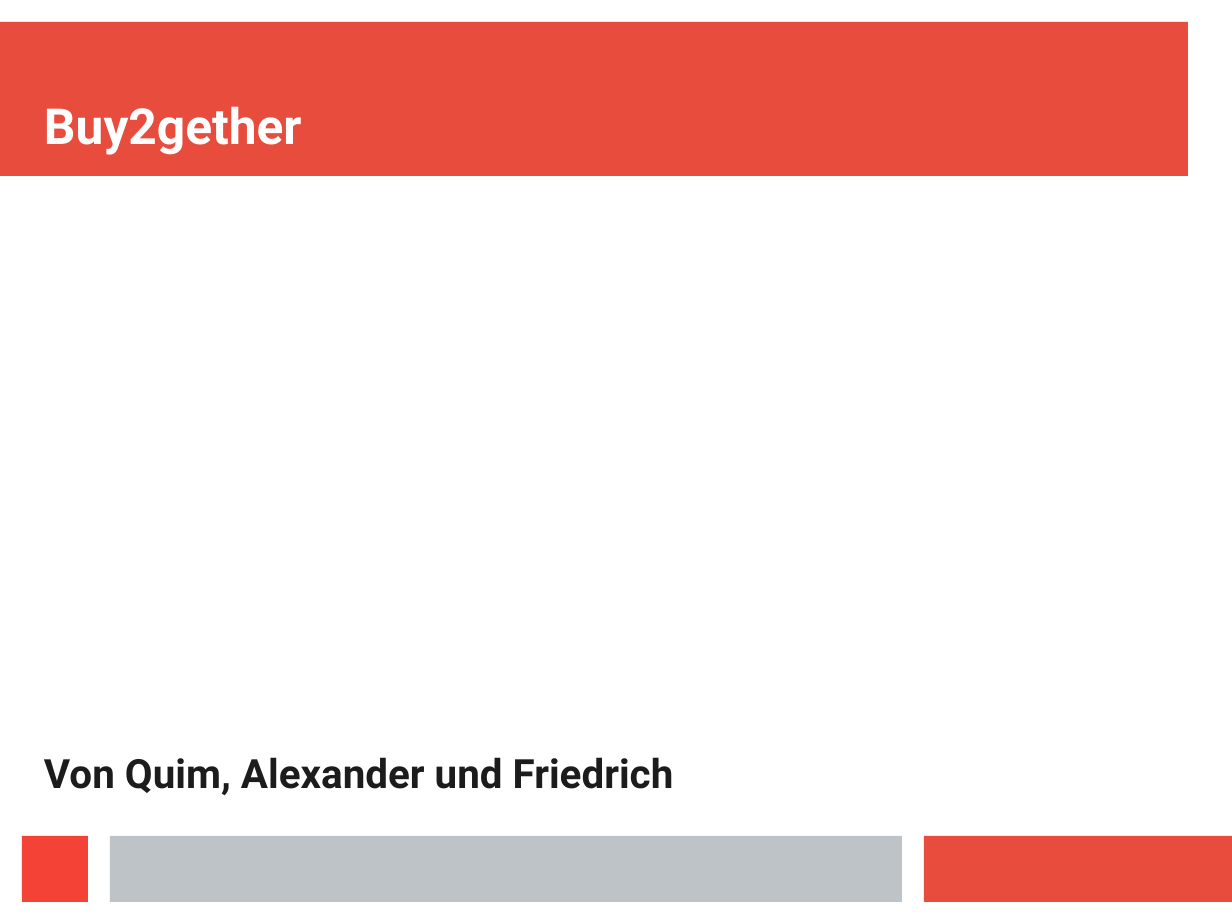
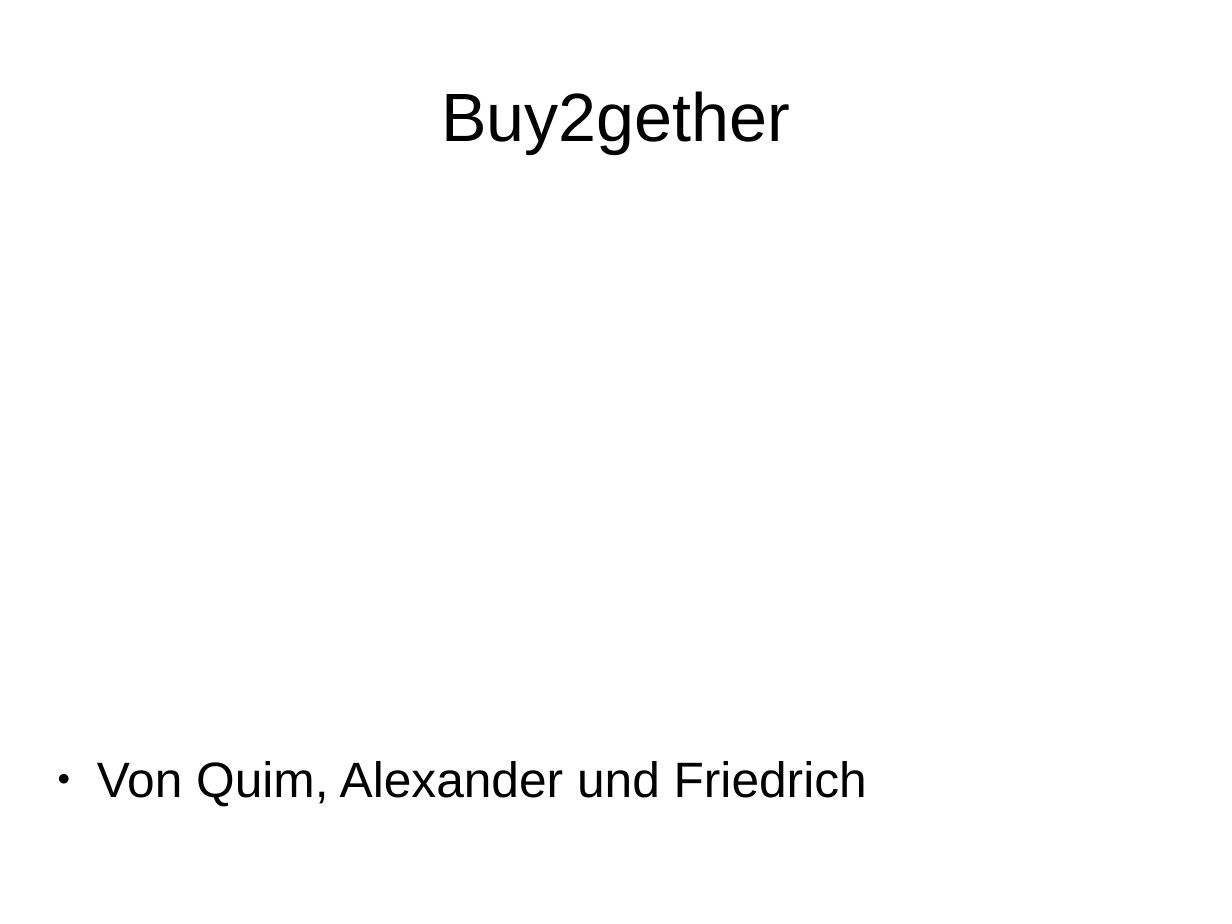
Before and after one commit to freiqu/Buy2gether, a slide deck: slide 1 of Praesentation.odp. Drawn at 1232x924 pixels with LibreOffice and Linux fonts; fonts in the diff are those of the drawing. Boxes give left, top, right and bottom in pixels: in the first picture for what was removed or moved away, otherwise in the second. Text is boxed around its words. In the diff, an @@ line names an element or a change of style, - is before the commit and + after.

```diff
--- a/Praesentation.odp
+++ b/Praesentation.odp
@@ rectangle removed at (0, 22, 1188, 177) @@
@@ title "Buy2gether": place and size @@
-title "Buy2gether" at (44, 106, 302, 155)
+title "Buy2gether" at (441, 91, 790, 153)
@@ title "Buy2gether" at (441, 91, 790, 153): size 32 to 44 pt, font Roboto to Arial, text colour #FFFFFF to #000000, bold off; alignment left to centre; vertical alignment bottom to middle @@
@@ text "Von Quim, Alexander und Friedrich" at (97, 761, 867, 807): size 26 to 32 pt, font Roboto to Arial, text colour #1C1C1C to #000000, bold off; bullet none to ●; more space between paragraphs @@
@@ rectangle removed at (22, 836, 88, 902) @@
@@ rectangle removed at (110, 836, 902, 902) @@
@@ rectangle removed at (925, 836, 1232, 902) @@
```
Also in this commit, not shown: 5 other slides changed, 1 other file.
